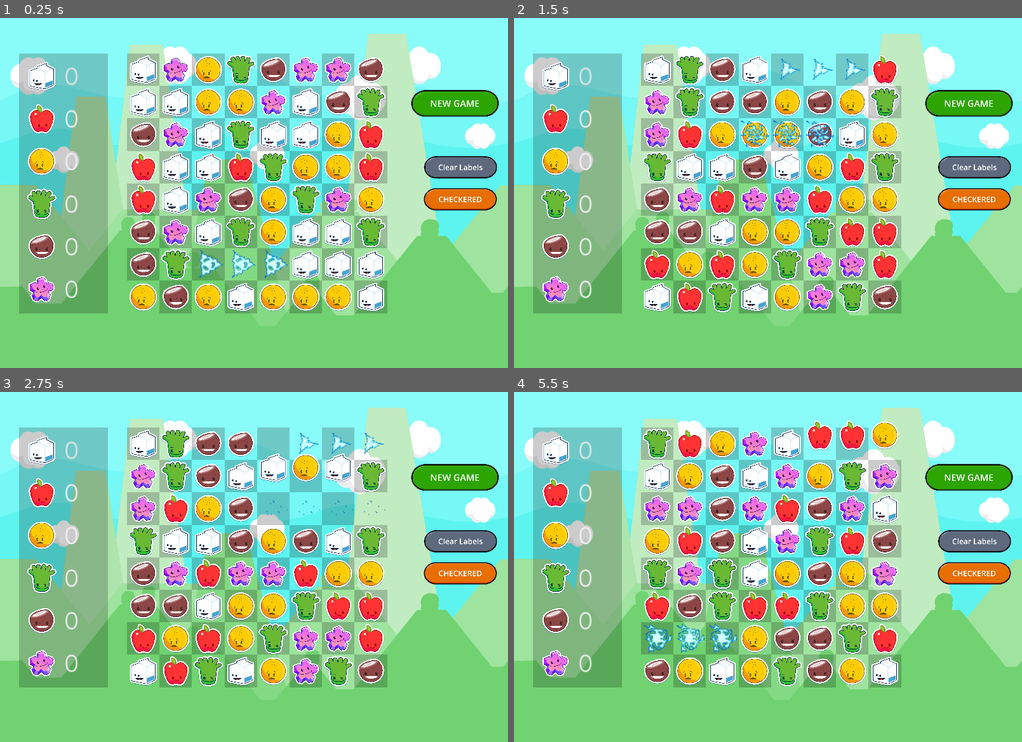
Above: before the commit, frames 1-4 (two rows, left to right).
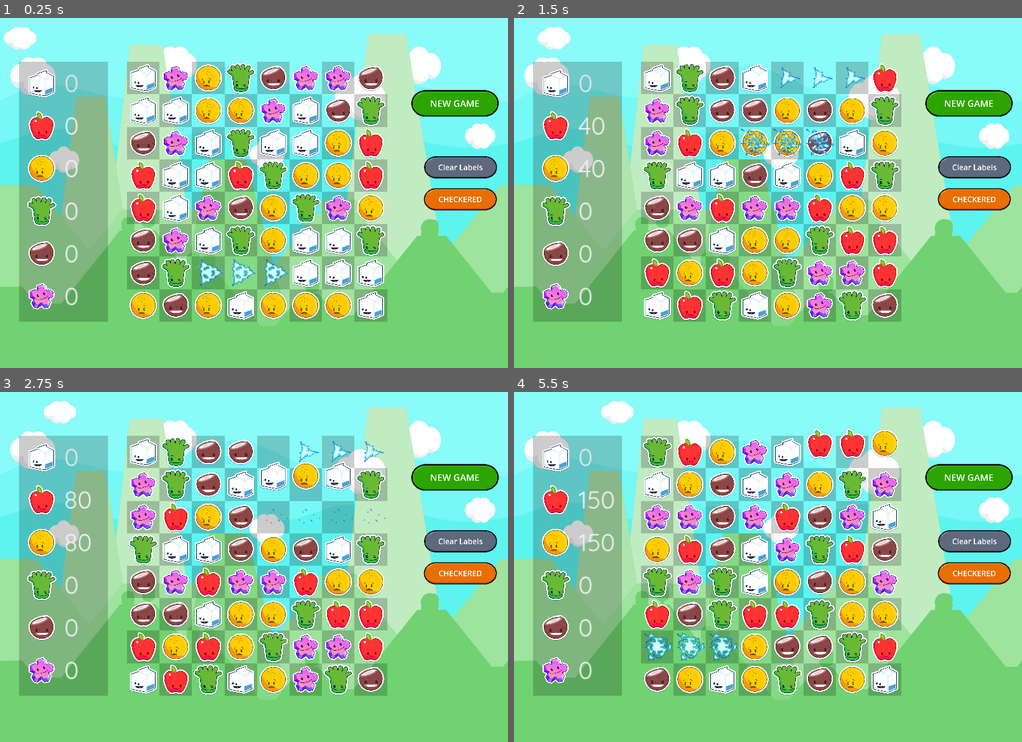
Above: after the commit, the same moments.

Repository: gitbrent/godot-match-3
Game: Godot game, scene res://game.tscn
Two runs of this game, one before a commit and one after it. Both use one fixed random seed, a clock stepped at 60 frames per second and the inputs below.
Inputs:
- Up to frame 1 (0.25 s): no input
- Up to frame 2 (1.5 s): click "NEW GAME" at 0.5 s; click "NEW GAME" at 1.25 s
- Up to frame 3 (2.75 s): click "Clear Labels" at 2 s
- Up to frame 4 (5.5 s): click "CHECKERED" at 2.75 s; click "Clear Labels" at 3.5 s; click "CHECKERED" at 4.25 s; click "NEW GAME" at 5 s

The runs differ from the first frame. In frame 1, 30% of the frame differs, in the area x 0-77%, y 2-87%; in frame 2, 30%; in frame 3, 29%; in frame 4, 31%, in the area x 3-77%, y 2-87%.

Commit message:
added game props and animated cloud

Diff:
--- /dev/null
+++ b/animated_cloud.tscn
@@ -0,0 +1,50 @@
+[gd_scene load_steps=5 format=3 uid="uid://d0yw6oyw3qib0"]
+
+[ext_resource type="Texture2D" uid="uid://cnlqirgwr8d4" path="res://assets/bkgd/Background.png" id="1_p4wo5"]
+[ext_resource type="Texture2D" uid="uid://cfdjrsigqjjjk" path="res://assets/bkgd/Cloud_2.png" id="2_vo0va"]
+
+[sub_resource type="Animation" id="Animation_0x8pj"]
+resource_name = "move_cloud"
+length = 30.0
+loop_mode = 2
+tracks/0/type = "value"
+tracks/0/imported = false
+tracks/0/enabled = true
+tracks/0/path = NodePath("Sprite2D:position")
+tracks/0/interp = 1
+tracks/0/loop_wrap = true
+tracks/0/keys = {
+"times": PackedFloat32Array(0, 30),
+"transitions": PackedFloat32Array(1, 1),
+"update": 0,
+"values": [Vector2(64, 90), Vector2(1936, 90)]
+}
+
+[sub_resource type="AnimationLibrary" id="AnimationLibrary_5m8mq"]
+_data = {
+"move_cloud": SubResource("Animation_0x8pj")
+}
+
+[node name="AnimatedCloud" type="Node2D"]
+
+[node name="Debug-Background" type="TextureRect" parent="."]
+visible = false
+offset_right = 2000.0
+offset_bottom = 1390.0
+texture = ExtResource("1_p4wo5")
+expand_mode = 2
+
+[node name="Debug-Panel" type="Panel" parent="."]
+visible = false
+offset_right = 2000.0
+offset_bottom = 180.0
+
+[node name="Sprite2D" type="Sprite2D" parent="."]
+position = Vector2(64, 90)
+texture = ExtResource("2_vo0va")
+
+[node name="AnimationPlayer" type="AnimationPlayer" parent="."]
+libraries = {
+"": SubResource("AnimationLibrary_5m8mq")
+}
+autoplay = "move_cloud"
--- a/game.gd
+++ b/game.gd
@@ -1,22 +1,20 @@
 extends Node2D
 # SCENES
-@onready var audio_gem_move:AudioStreamPlayer = $AudioGemMove
 @onready var game_board:GameBoard = $Board
-@onready var game_stats = $GameStats
+@onready var game_stats:VBoxContainer = $GameStats
 
-func _on_board_gem_swapped():
-	play_move_sound()
-	#GameProps.get_props()
-	update_game_props()
+func _ready():
+	game_board.connect("props_updated_moves", self._on_props_updated_moves)
+	game_board.connect("props_updated_score", self._on_props_updated_score)
 
-func play_move_sound():
-	audio_gem_move.play()
+func _on_props_updated_moves(moves:int):
+	# TODO: name labels, then update base on this
+	game_stats.get_child(0).get_child(1).text = str(moves)
 
-func update_game_props():
-	var brent = game_board.get_gem_props()
-	print("brent: ", brent)
+func _on_props_updated_score(score:int):
 	# TODO: name labels, then update base on this
-	game_stats.get_child(0).get_child(1).text = "99"
+	game_stats.get_child(1).get_child(1).text = str(score)
+	game_stats.get_child(2).get_child(1).text = str(score)
 
 func _on_newgame_button_pressed():
 	game_board.new_game()
--- a/game.tscn
+++ b/game.tscn
@@ -1,8 +1,9 @@
-[gd_scene load_steps=18 format=3 uid="uid://b5bfm2244ywxk"]
+[gd_scene load_steps=19 format=3 uid="uid://b5bfm2244ywxk"]
 
 [ext_resource type="Script" path="res://game.gd" id="1_ewnxx"]
 [ext_resource type="Texture2D" uid="uid://cnlqirgwr8d4" path="res://assets/bkgd/Background.png" id="1_h8otn"]
 [ext_resource type="PackedScene" uid="uid://x4qq2j3l7nvb" path="res://game_board/board.tscn" id="2_2ltbx"]
+[ext_resource type="PackedScene" uid="uid://d0yw6oyw3qib0" path="res://animated_cloud.tscn" id="3_a1y13"]
 [ext_resource type="Texture2D" uid="uid://b8biy2iputyhe" path="res://assets/gems/characters_0002.png" id="3_qywvx"]
 [ext_resource type="Texture2D" uid="uid://duau66qew6757" path="res://assets/gems/characters_0001.png" id="3_sh4xh"]
 [ext_resource type="Texture2D" uid="uid://vu6oui2n7024" path="res://assets/gems/characters_0003.png" id="4_2reex"]
@@ -33,6 +34,8 @@
 texture = ExtResource("1_h8otn")
 expand_mode = 2
 
+[node name="AnimatedCloud" parent="." instance=ExtResource("3_a1y13")]
+
 [node name="BkgdDimmer" type="Panel" parent="."]
 visible = false
 anchors_preset = 15
@@ -46,16 +49,16 @@
 
 [node name="GameStatsBkgd" type="Panel" parent="."]
 offset_left = 75.0
-offset_top = 150.0
+offset_top = 183.0
 offset_right = 425.0
-offset_bottom = 1174.0
+offset_bottom = 1207.0
 theme_override_styles/panel = SubResource("StyleBoxFlat_k3sk6")
 
 [node name="GameStats" type="VBoxContainer" parent="."]
 offset_left = 100.0
-offset_top = 175.0
+offset_top = 203.0
 offset_right = 425.0
-offset_bottom = 1199.0
+offset_bottom = 1227.0
 theme_override_constants/separation = 40
 
 [node name="HBoxContainer1" type="HBoxContainer" parent="GameStats"]
@@ -186,13 +189,13 @@
 [node name="BoardTextRect" type="Panel" parent="."]
 visible = false
 offset_left = 500.0
-offset_top = 150.0
+offset_top = 183.0
 offset_right = 1524.0
-offset_bottom = 1174.0
+offset_bottom = 1207.0
 theme_override_styles/panel = SubResource("StyleBoxFlat_103kv")
 
 [node name="Board" parent="." instance=ExtResource("2_2ltbx")]
-position = Vector2(500, 150)
+position = Vector2(500, 183)
 
 [node name="Panel" type="Panel" parent="."]
 visible = false
@@ -272,7 +275,6 @@
 horizontal_alignment = 1
 vertical_alignment = 1
 
-[connection signal="gem_swapped" from="Board" to="." method="_on_board_gem_swapped"]
 [connection signal="pressed" from="BtnNewGame" to="." method="_on_newgame_button_pressed"]
 [connection signal="pressed" from="BtnClearDebugLabels" to="." method="_on_btn_clear_debug_labels_pressed"]
 [connection signal="pressed" from="BtnMatchCol" to="." method="_on_btn_make_vert_pressed"]
--- a/game_board/GameBoard.gd
+++ b/game_board/GameBoard.gd
@@ -3,7 +3,8 @@
 extends Node2D
 class_name GameBoard
 # SIGNALS
-signal gem_swapped()
+signal props_updated_moves(moves:int)
+signal props_updated_score(score:int)
 # SCENES
 @onready var grid_container:GridContainer = $GridContainer
 @onready var hbox_container:HBoxContainer = $HBoxContainer
@@ -13,7 +14,9 @@
 var selected_cell_2:GemCell = null
 var undo_cell_1:GemCell = null
 var undo_cell_2:GemCell = null
-var tweens_running:int = 0
+var tweens_running_cnt:int = 0
+var board_props_moves:int = 0
+var board_props_score:int = 0
 
 # Called when the node enters the scene tree for the first time.
 func _ready():
@@ -55,16 +58,15 @@
 		for row_idx in range(8):
 			# A: random gem
 			var gem_type = GEM_COLOR_NAMES[randi() % GEM_COLOR_NAMES.size()]
-			#var gem_type = Enums.GemColor.WHITE
 			# B: create/add
 			var gem_cell_scene = load("res://game_board/gem_cell.tscn")
 			var gem_cell:GemCell = gem_cell_scene.instantiate()
 			hbox_container.get_child(col_idx).add_child(gem_cell)
 			gem_cell.initialize(gem_type)
 			var control_node = gem_cell.get_node("GemControl")
-			#control_node.connect("drag_start", self._on_cell_click)
 			control_node.connect("cell_click", self._on_cell_click)
-			#control_node.connect("drag_ended", self._on_cell_click)
+			#control_node.connect("drag_start", self._on_cell_click) # TODO:
+			#control_node.connect("drag_ended", self._on_cell_click) # TODO:
 
 # =========================================================
 
@@ -217,7 +219,10 @@
 		return
 
 	# A: signal game controller
-	emit_signal("gem_swapped") # notify controller (play sound, increase moves counter, etc.)
+	swap_cell_1.play_audio_gem_move()
+	swap_cell_2.play_audio_gem_move()
+	board_props_moves += 1
+	emit_signal("props_updated_moves", board_props_moves)
 
 	# B: turn off anim/effects before moving
 	swap_cell_1.play_selected_anim(false)
@@ -240,7 +245,7 @@
 
 func setup_tween(gem_cell:GemCell, start_pos:Vector2, end_pos:Vector2):
 	gem_cell.sprite.global_position = start_pos # NOTE: Set initial position right before tweening
-	tweens_running += 1
+	tweens_running_cnt += 1
 	var tween = get_tree().create_tween()
 	tween.tween_property(gem_cell.sprite, "global_position", end_pos, Enums.TWEEN_TIME)
 	tween.tween_callback(tween_completed)
@@ -248,9 +253,9 @@
 # STEP 3: Tween complete: clear vars/scan board
 
 func tween_completed():
-	Enums.debug_print("[tween_completed]: (counter="+str(tweens_running)+")", Enums.DEBUG_LEVEL.INFO)
+	Enums.debug_print("[tween_completed]: (counter="+str(tweens_running_cnt)+")", Enums.DEBUG_LEVEL.INFO)
 	# A: update counter
-	tweens_running -= 1
+	tweens_running_cnt -= 1
 
 	# B: clear selections
 	if selected_cell_1:
@@ -261,7 +266,7 @@
 		selected_cell_2 = null
 
 	# C: once all tweens complete, check board
-	if tweens_running == 0:
+	if tweens_running_cnt == 0:
 		check_board_explode_matches()
 
 # STEP 4: Check board, then explode first match found... (repeat until exhausted)
@@ -270,6 +275,10 @@
 	Enums.debug_print("[check_board_explode_matches]: =====================================", Enums.DEBUG_LEVEL.INFO)
 	Enums.debug_print("[check_board_explode_matches]: CHECKING BOARD...                    ", Enums.DEBUG_LEVEL.INFO)
 	Enums.debug_print("[check_board_explode_matches]: =====================================", Enums.DEBUG_LEVEL.INFO)
+
+	# TDDO: WIP: this will change once we start exploding all at once
+	board_props_score += 10
+	emit_signal("props_updated_score", board_props_score)
 
 	var gem_matches = get_first_match_gems()
 	if gem_matches.size() > 0:
--- a/game_board/GemCell.gd
+++ b/game_board/GemCell.gd
@@ -7,6 +7,7 @@
 @onready var debug_label_sel_num:Label = $DebugLabelSelNum
 @onready var debug_ui_panel:Panel = $DebugUIPanel
 @onready var audio_gem_explode:AudioStreamPlayer = $AudioGemExplode
+@onready var audio_gem_move:AudioStreamPlayer = $AudioGemMove
 # PROPS
 const SPRITE_SCALE:Vector2 = Vector2(0.5, 0.5)
 const DROP_OFFSET:int = 128 # (the sprite is centered in the 128x128 container, and uses a 64,64 position)
@@ -76,6 +77,9 @@
 
 # =========================================================
 
+func play_audio_gem_move():
+	audio_gem_move.play()
+
 func play_selected_anim(selected:bool):
 	if selected:
 		anim_player_fx.play("selected")
--- a/game_board/gem_cell.tscn
+++ b/game_board/gem_cell.tscn
@@ -7,6 +7,7 @@
 [ext_resource type="FontFile" uid="uid://dlhwrp5jwkrll" path="res://assets/fonts/Acme-Regular.ttf" id="5_lb5dp"]
 [ext_resource type="Theme" uid="uid://hahh0mrfx2q1" path="res://debug_label_theme.tres" id="6_hn3w3"]
 [ext_resource type="AudioStream" uid="uid://ca0jp78fn0bi1" path="res://assets/audio/bfh1_glass_breaking_02.ogg" id="7_50xdd"]
+[ext_resource type="AudioStream" uid="uid://ds53xomd2ha1b" path="res://assets/audio/Abstract2.ogg" id="8_cgn1d"]
 
 [sub_resource type="StyleBoxFlat" id="StyleBoxFlat_lpbyf"]
 bg_color = Color(0, 0, 0, 0.533333)
@@ -273,3 +274,6 @@
 
 [node name="AudioGemExplode" type="AudioStreamPlayer" parent="."]
 stream = ExtResource("7_50xdd")
+
+[node name="AudioGemMove" type="AudioStreamPlayer" parent="."]
+stream = ExtResource("8_cgn1d")
Not shown: 1 places in game_board/gem_cell.tscn that only renumber resources
